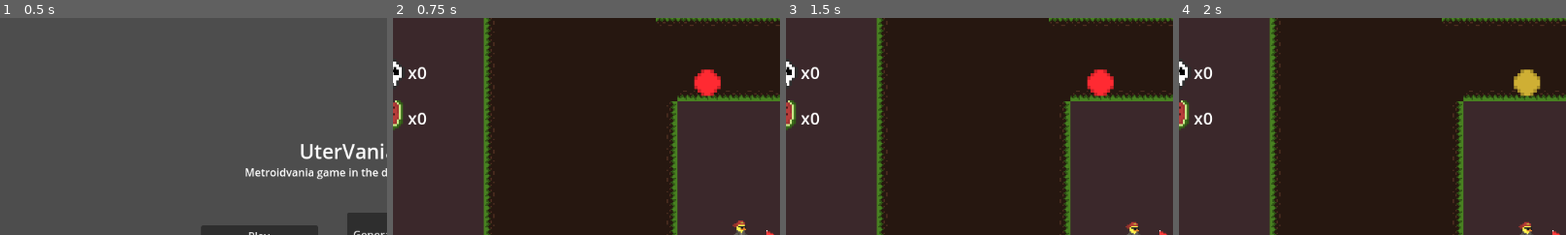
Above: before the commit, frames 1-4 (left to right).
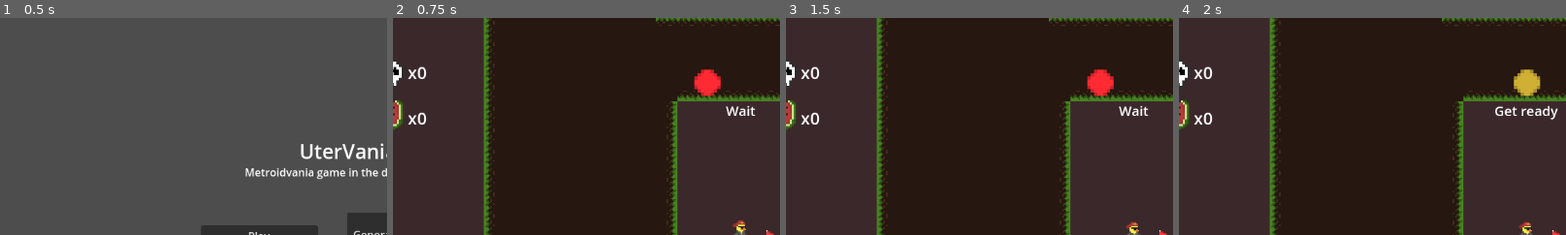
Above: after the commit, the same moments.

Repository: Wizz0/utervania
Game: Godot game, scene res://scenes/main_menu.tscn
Same seed, same stepped clock (60 frames per second), same inputs: the game is played once before the commit and once after it.
Inputs:
- Up to frame 1 (0.5 s): no input
- Up to frame 2 (0.75 s): click "Play" at 0.5 s
- Up to frame 3 (1.5 s): tap Enter at 1.25 s; hold Right (ui_right) from 1.28 s (still down); tap Shift (dash) at 1.35 s
- Up to frame 4 (2 s): keep holding Right (ui_right); tap Space (jump) at 1.52 s
The pictures show only the part of the screen within x 5-55%, y 0-50%; the shares and areas given below are measured in that part.

Frame 1 is identical in both runs. In frame 2, 0.2% of the frame differs, in the area x 85-94%, y 40-46%; in frame 3, 0.2%; in frame 4, 0.4%, in the area x 81-98%, y 40-47%.

Commit message:
added start-racing label and fixed info label

Diff:
--- a/scenes/uter.tscn
+++ b/scenes/uter.tscn
@@ -206,11 +206,14 @@
 [sub_resource type="LabelSettings" id="LabelSettings_f1fcv"]
 font_size = 30
 
+[sub_resource type="LabelSettings" id="LabelSettings_6d54a"]
+font_size = 20
+
 [sub_resource type="LabelSettings" id="LabelSettings_if7ij"]
 font_size = 25
 
 [sub_resource type="LabelSettings" id="LabelSettings_jctpp"]
-font_size = 25
+font_size = 20
 
 [node name="Uter" type="CharacterBody2D" groups=["uter"]]
 script = ExtResource("1_vi2m4")
@@ -327,6 +330,23 @@
 texture = ExtResource("14_lisen")
 expand_mode = 3
 
+[node name="Label" type="Label" parent="HUD/Control"]
+layout_mode = 1
+anchors_preset = 7
+anchor_left = 0.5
+anchor_top = 1.0
+anchor_right = 0.5
+anchor_bottom = 1.0
+offset_left = -50.0
+offset_top = -4.0
+offset_right = 50.0
+offset_bottom = 23.0
+grow_horizontal = 2
+grow_vertical = 0
+text = "Get ready"
+label_settings = SubResource("LabelSettings_6d54a")
+horizontal_alignment = 1
+
 [node name="ItemCounter" type="Control" parent="HUD"]
 layout_mode = 3
 anchors_preset = 4
--- a/scripts/uter.gd
+++ b/scripts/uter.gd
@@ -64,17 +64,21 @@
 
 func start_race():
 	switch_traffic_light_color("RED")
+	$HUD/Control/Label.text = "Wait"
 	await get_tree().create_timer(1.0).timeout
 
 	switch_traffic_light_color("YELLOW")
+	$HUD/Control/Label.text = "Get ready"
 	await get_tree().create_timer(1.0).timeout
 
 	switch_traffic_light_color("GREEN")
+	$HUD/Control/Label.text = "GO!"
 
 	start_timer()
 
 	await get_tree().create_timer(1.0).timeout
 	turn_off_all_traffic_lights()
+	$HUD/Control/Label.text = ""
 
 func switch_traffic_light_color(color: String):
 	turn_off_all_traffic_lights()
@@ -182,10 +186,10 @@
 	$HUD/DeathCounter/Label.text = "x" + str(death_count)
 
 func display_ability_info(ability: String):
-	var ability_name = ability.capitalize()
+	#var ability_name = ability.capitalize()
 	var ability_description = ability_descriptions.get(ability)
 
-	info_label.text = ability_name + "\n" + ability_description
+	info_label.text = "Получен " + ability + "\n" + ability_description
 
 	await get_tree().create_timer(3.0).timeout
 	info_label.text = ""
Not shown: 1 places in scenes/uter.tscn that only renumber resources
